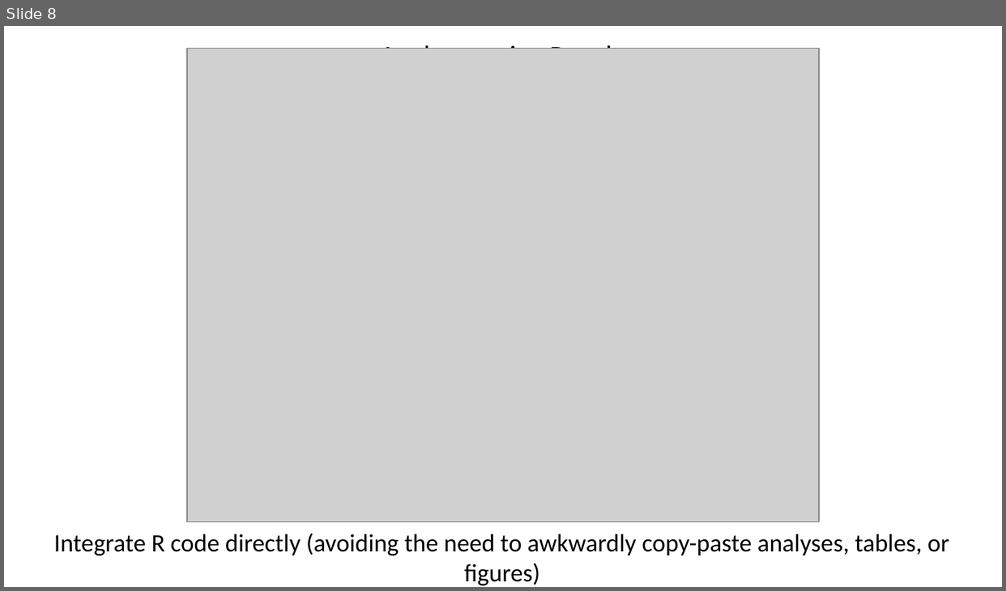
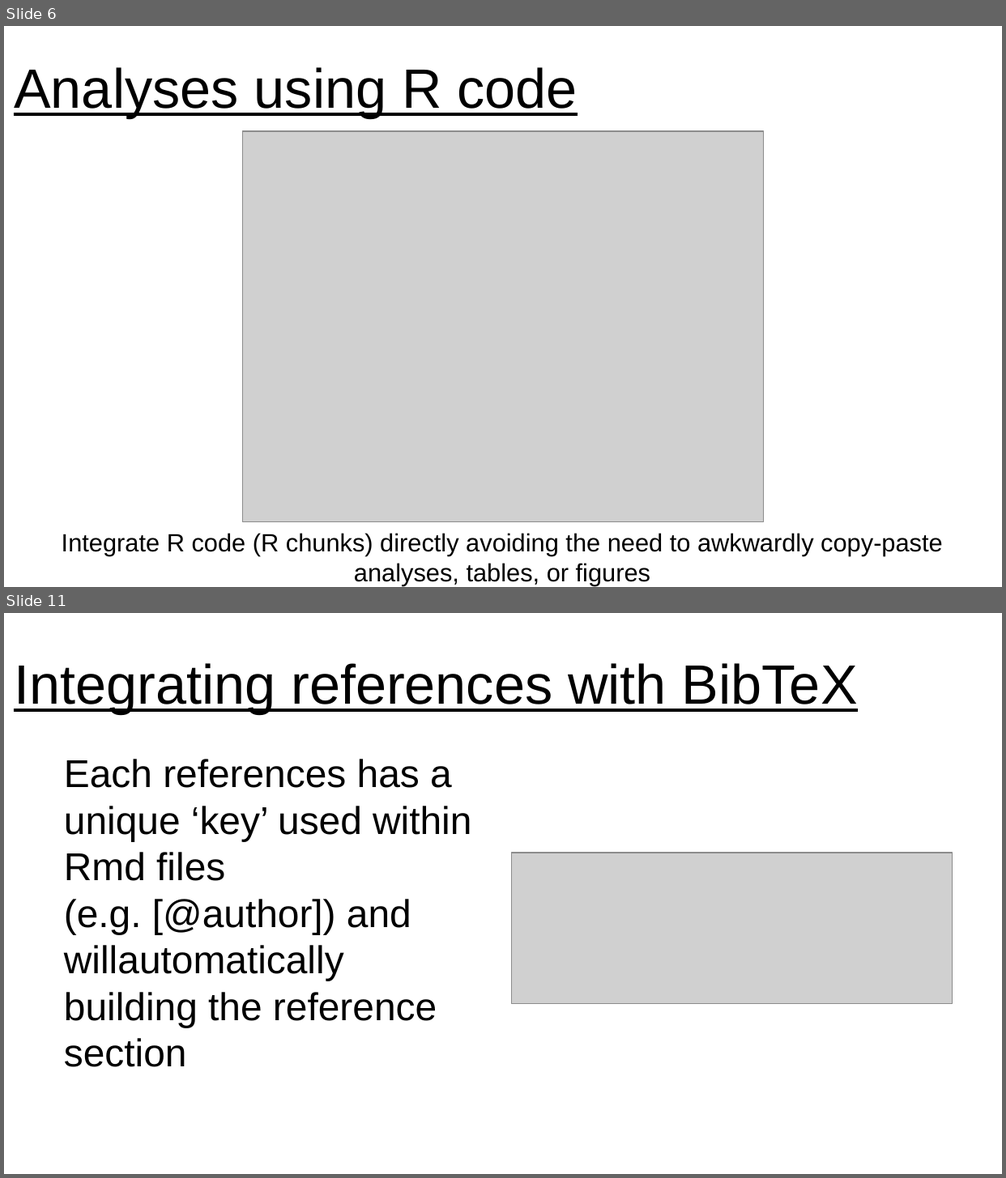
Before and after one commit to jennahamlin/GiGte, a slide deck: GiGte.pptx. Shown one above the other, each under a label of ours: slide 8 before the commit, slides 6 and 11 after it; the slides between them are not shown. The pictures are 1006x591 and 1006x1178 pixels, drawn with LibreOffice and Linux fonts; fonts in the diff are those of the drawing; grey boxes stand for pictures. Boxes give left, top, right and bottom in pixels: in the first picture for what was removed or moved away, otherwise in the second. Text is boxed around its words. In the diff, an @@ line names an element or a change of style, - is before the commit and + after.

Commit message:
add most of images and slides for ppt

```diff
--- a/GiGte.pptx
+++ b/GiGte.pptx
@@ slide 11 added at box(4, 613, 1002, 1174), background #FFFFFF @@
@@ title added at box(14, 663, 858, 714), 40 pt, text #000000, underline @@
+Integrating references with BibTeX
@@ text added at box(64, 759, 471, 1067), 28 pt, text #000000 @@
+Each references has a unique ‘key’ used within Rmd files (e.g. [@author]) and willautomatically building the reference section
@@ picture added at box(511, 853, 952, 1003) @@
@@ what was slide 8 is now slide 6 @@
@@ slide 6 changed as well @@
@@ title "Analyses using R code": place and size @@
-title "Analyses using R code" at box(380, 42, 625, 49)
+title "Analyses using R code" at box(14, 67, 577, 118)
@@ title "Analyses using R code" at box(14, 67, 577, 118): size 20 to 40 pt, font Calibri to Arial, underline on; alignment centre to left @@
@@ picture: place and size @@
-picture at box(186, 48, 818, 522)
+picture at box(242, 132, 764, 523)
@@ text at box(62, 533, 943, 586): text changed; font Calibri to Arial @@
-Integrate R code directly (avoiding the need to awkwardly copy-paste analyses, tables, or figures)
+Integrate R code (R chunks) directly avoiding the need to awkwardly copy-paste analyses, tables, or figures
```
Also in this commit, not shown: 5 other slides changed, 8 other slides added, 3 slides removed, 8 other files.
